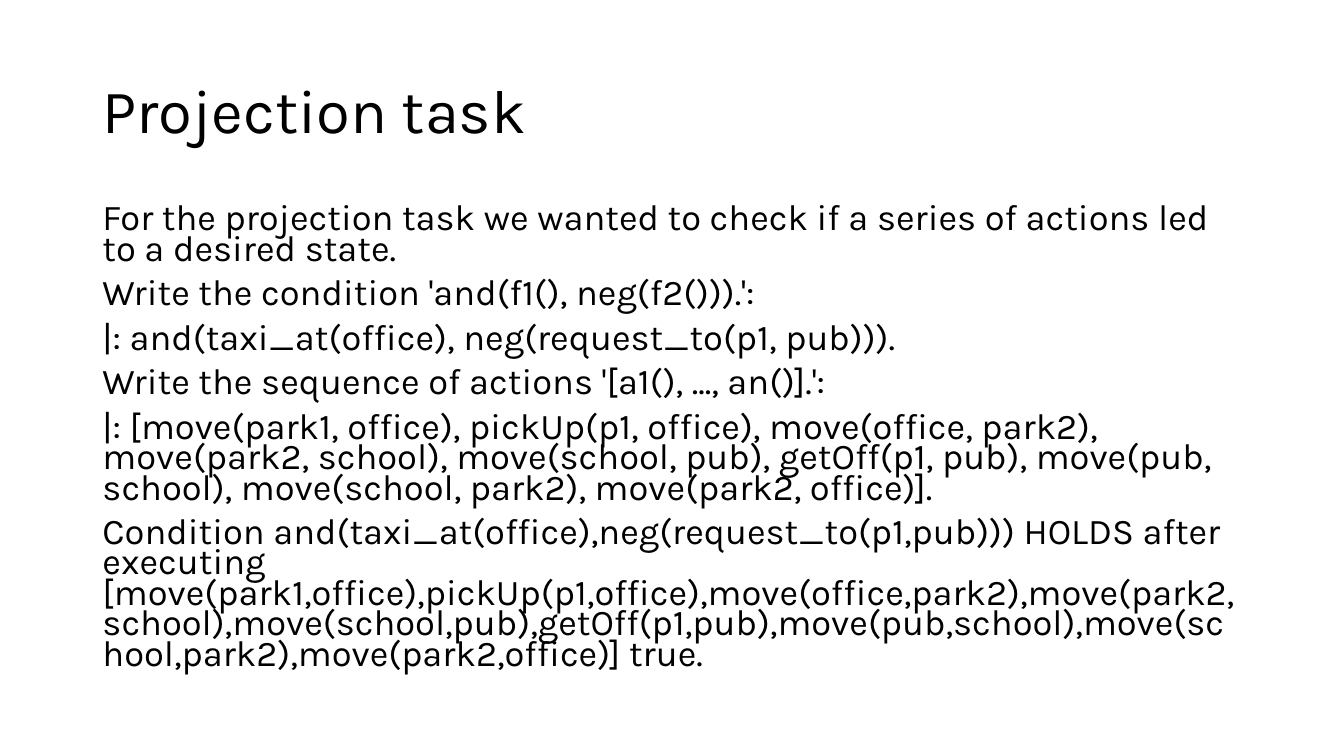
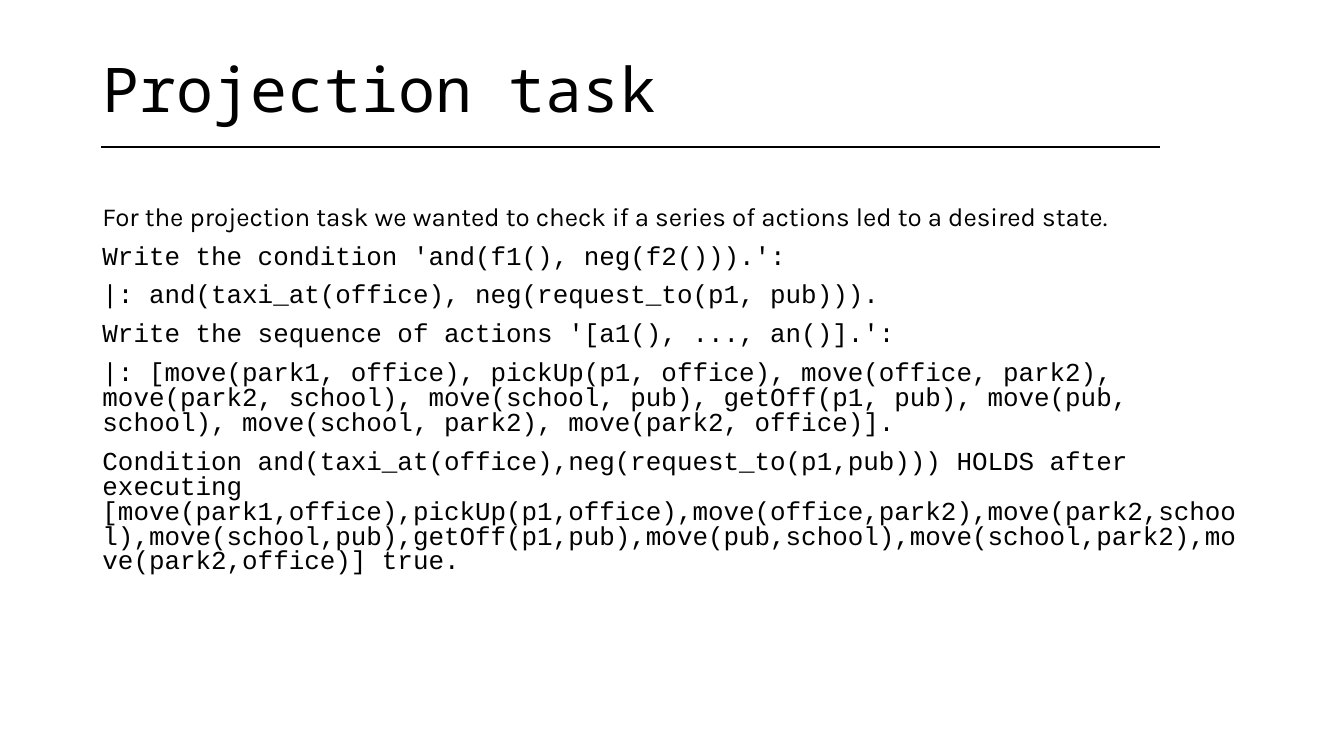
Before and after one commit to serenaragaglia/taxi_planning, a slide deck: slide 22 of documents/planning.pptx (slide 20 before the commit). Drawn at 1344x756 pixels with LibreOffice and Linux fonts; fonts in the diff are those of the drawing. Boxes give left, top, right and bottom in pixels: in the first picture for what was removed or moved away, otherwise in the second. Text is boxed around its words. In the diff, an @@ line names an element or a change of style, - is before the commit and + after.

```diff
--- a/documents/planning.pptx
+++ b/documents/planning.pptx
@@ title "Projection task" at <box>102,65,657,127</box>: font Karla to Noto Sans Mono @@
@@ line added from (101, 147) to (1160, 147), #000000 1.5 pt @@
@@ text "For the projection task we ..." at <box>102,208,1236,575</box>: size 25.9 to 18.5 pt; font Karla to Courier New in "Write the condition 'and(f1(), neg(f2())).':", "|: and(taxi_at(office), neg(request_to(p1, pub))).", "Write the sequence of actions '[a1(), ..., ...", "|: [move(park1, office), pickUp(p1, office), move(office, pa ..." and 1 more places; line spacing 0.7 to 0.8 @@
```
Also in this commit, not shown: 19 other slides changed, 9 slides added, 1 slide removed, 1 other file.
